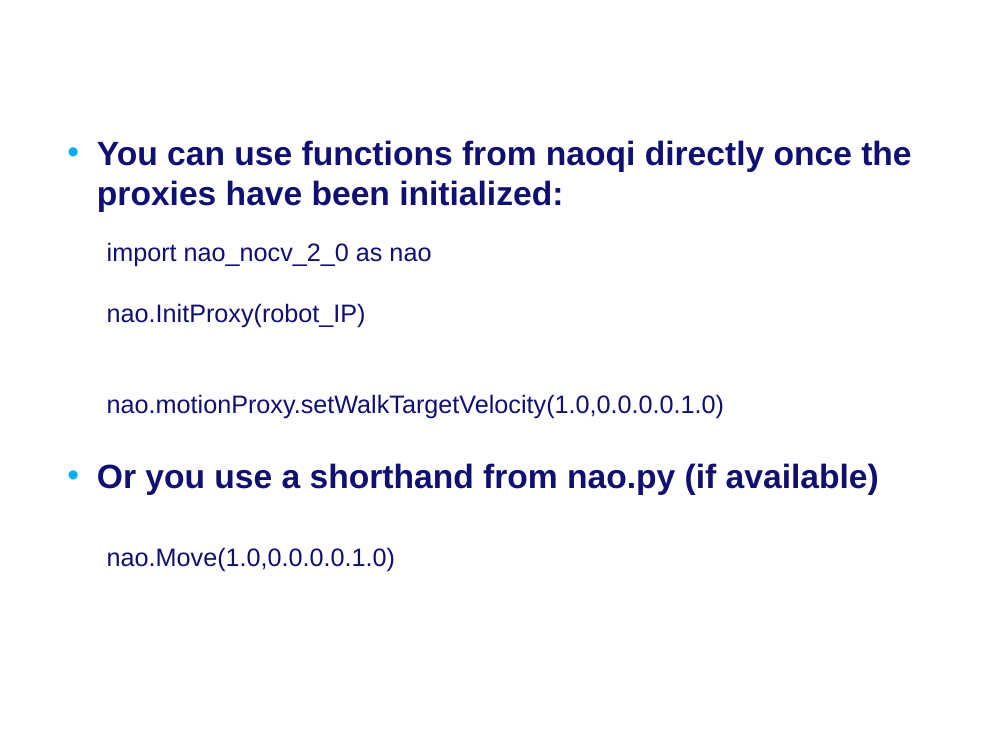
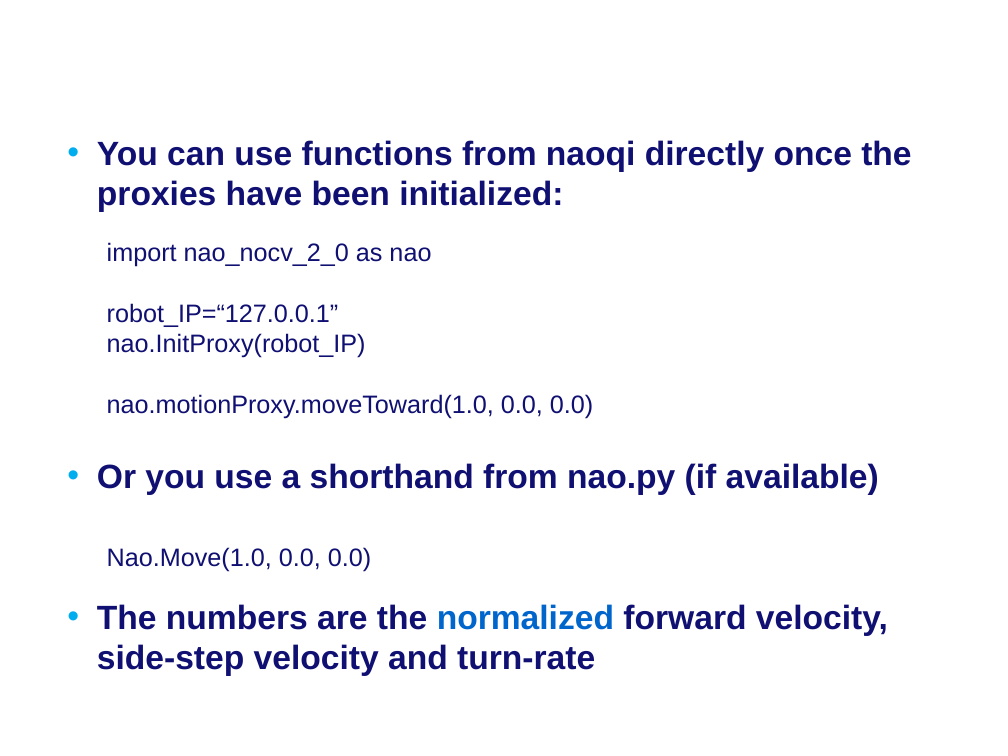
Before and after one commit to Rctue/nao-lib, a slide deck: slide 5 of Manual nao-lib.pptx (slide 2 before the commit). Drawn at 1008x756 pixels with LibreOffice and Linux fonts; fonts in the diff are those of the drawing; background and template pictures are left out. Boxes give left, top, right and bottom in pixels: in the first picture for what was removed or moved away, otherwise in the second. Text is boxed around its words. In the diff, an @@ line names an element or a change of style, - is before the commit and + after.

```diff
--- a/Manual nao-lib.pptx
+++ b/Manual nao-lib.pptx
@@ text at (107, 303, 339, 327): paragraph added @@
+robot_IP=“127.0.0.1”
@@ text at (107, 394, 593, 418): text changed @@
-nao.motionProxy.setWalkTargetVelocity(1.0,0.0.0.0.1.0)
+nao.motionProxy.moveToward(1.0, 0.0, 0.0)
@@ text at (107, 547, 371, 571): text changed @@
-nao.Move(1.0,0.0.0.0.1.0)
+Nao.Move(1.0, 0.0, 0.0)
@@ text at (97, 604, 888, 676): paragraph added @@
+• The numbers are the normalized forward velocity, side-step velocity and turn-rate
```
Also in this commit, not shown: 1 other slide changed, 7 slides added, 4 other files.
